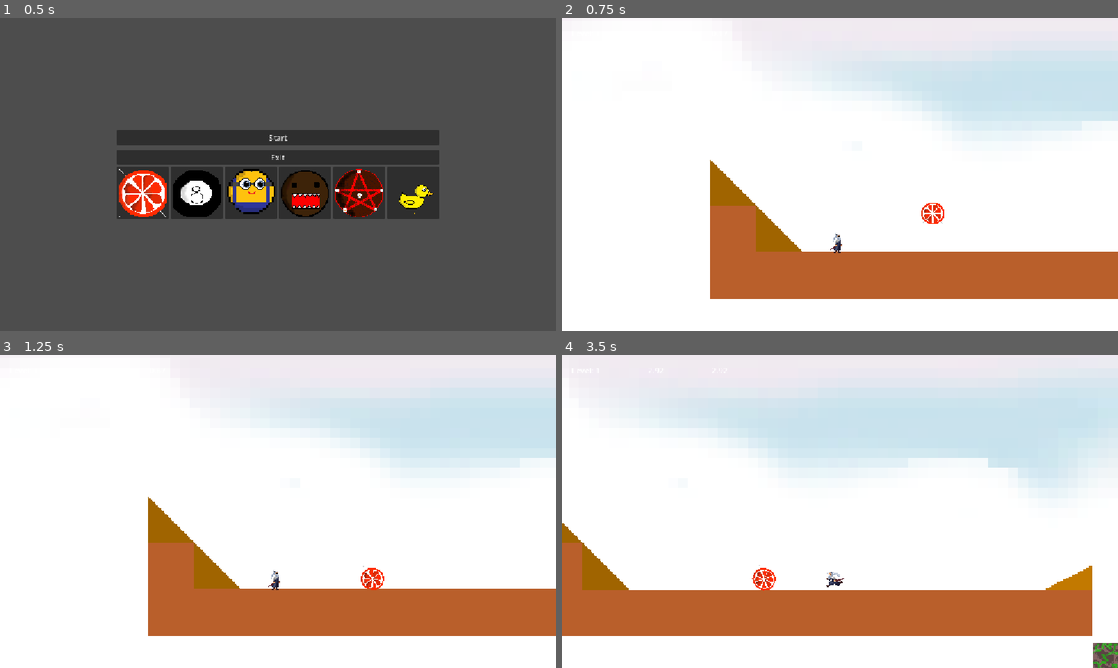
Above: before the commit, frames 1-4 (two rows, left to right).
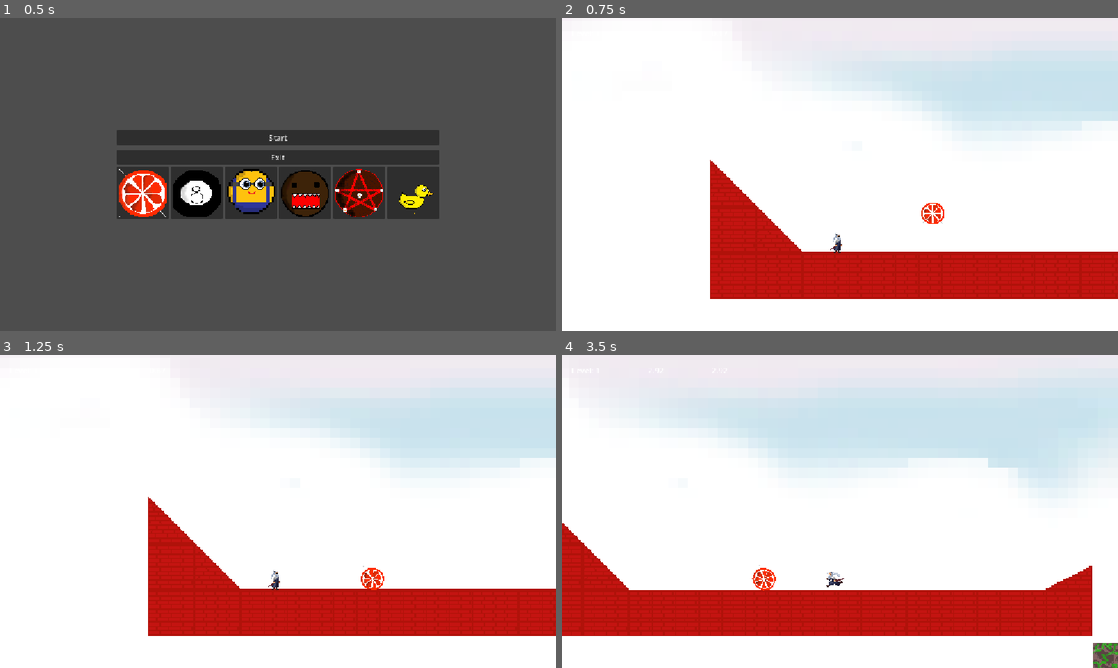
Above: after the commit, the same moments.

Repository: Mareruma/Bounce-Back
Game: Godot game, scene res://Scenes/game.tscn
Same seed, same stepped clock (60 frames per second), same inputs: the game is played once before the commit and once after it.
Inputs:
- Up to frame 1 (0.5 s): no input
- Up to frame 2 (0.75 s): click "Start" at 0.5 s
- Up to frame 3 (1.25 s): no input
- Up to frame 4 (3.5 s): tap Enter (ui_accept) at 1.25, 1.52, 2.27 s; hold Right (ui_right) 1.28-2.78 s; tap F (kick) at 1.35, 2.1, 2.85 s; hold Left (ui_left) from 2.78 s (still down)

Frame 1 is identical in both runs. In frame 2, 14% of the frame differs, in the area x 26-100%, y 45-90%; in frame 3, 14%; in frame 4, 16%, in the area x 0-96%, y 53-90%.

Commit message:
jauns tileset

Diff:
--- a/Scenes/Levels/level_1.tscn
+++ b/Scenes/Levels/level_1.tscn
@@ -13,9 +13,6 @@
 
 [sub_resource type="TileSetAtlasSource" id="TileSetAtlasSource_4dpyx"]
 texture = ExtResource("1_tlcug")
-2:0/size_in_atlas = Vector2i(2, 2)
-2:0/0 = 0
-2:0/0/physics_layer_0/polygon_0/points = PackedVector2Array(1.0791531, -1.0791512, 15.827568, -15.46785, 15.827568, 16.367144, -15.827568, 16.00743)
 4:0/size_in_atlas = Vector2i(2, 2)
 4:0/0 = 0
 4:0/0/physics_layer_0/polygon_0/points = PackedVector2Array(-15.827568, -15.827568, 15.827568, -15.46785, 15.827568, 16.367144, -15.827568, 16.00743)
@@ -28,6 +25,9 @@
 12:0/size_in_atlas = Vector2i(2, 2)
 12:0/0 = 0
 12:0/0/physics_layer_0/polygon_0/points = PackedVector2Array(0.63726044, -16.250168, 15.612907, -16.250168, 15.827568, 16.367144, -15.827568, 16.00743)
+2:0/size_in_atlas = Vector2i(2, 2)
+2:0/0 = 0
+2:0/0/physics_layer_0/polygon_0/points = PackedVector2Array(1.0791531, -1.0791512, 15.827568, -15.46785, 15.827568, 16.367144, -15.827568, 16.00743)
 
 [sub_resource type="TileSet" id="TileSet_3mqfk"]
 physics_layer_0/collision_layer = 1
Not shown, changed: Assets/bricktileset.png.import
Binary file changed: Assets/tileset.png
Not shown, changed: Assets/tileset.png.import
Binary file added: Assets/tileset1.png
Not shown, added: Assets/tileset1.png.import
Not shown: 1 places in Scenes/Levels/level_1.tscn that only renumber resources
